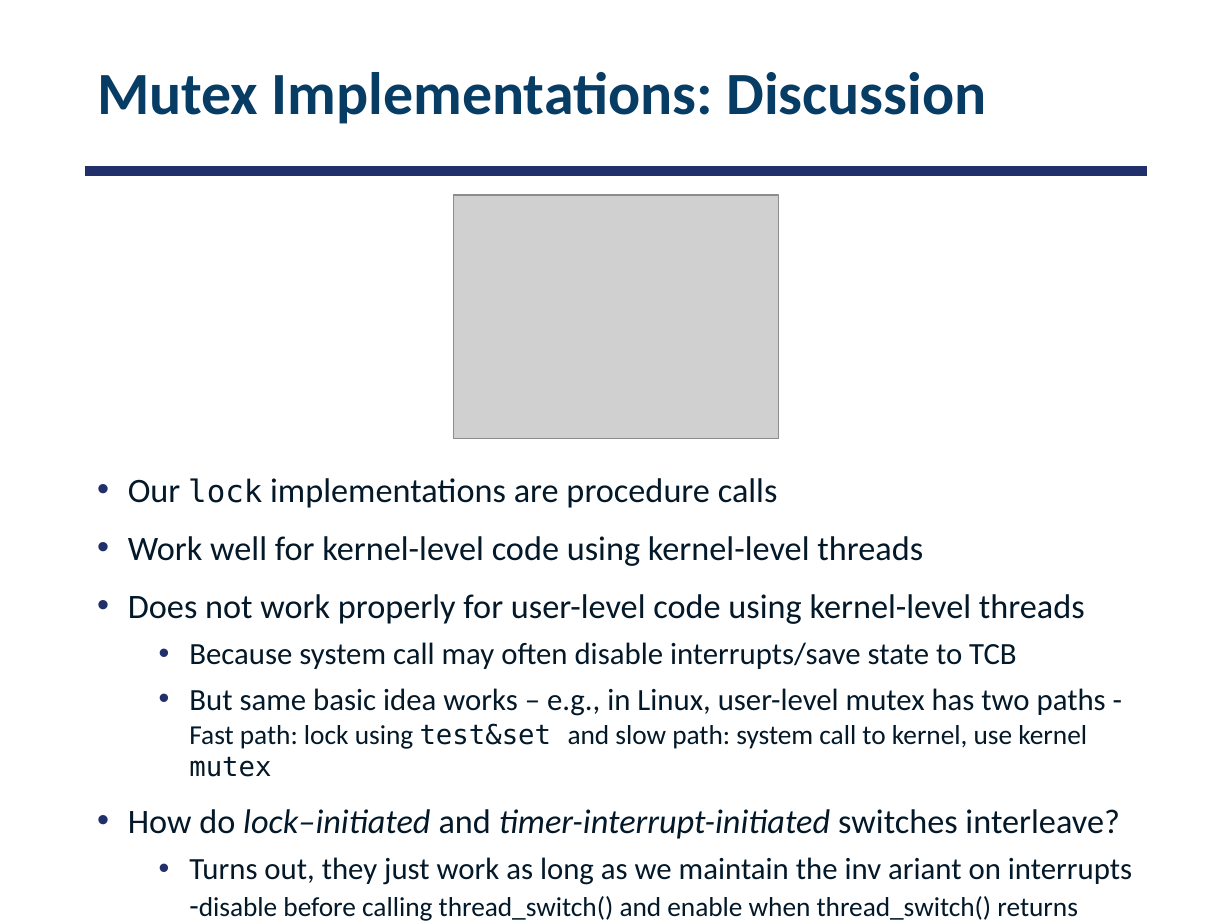
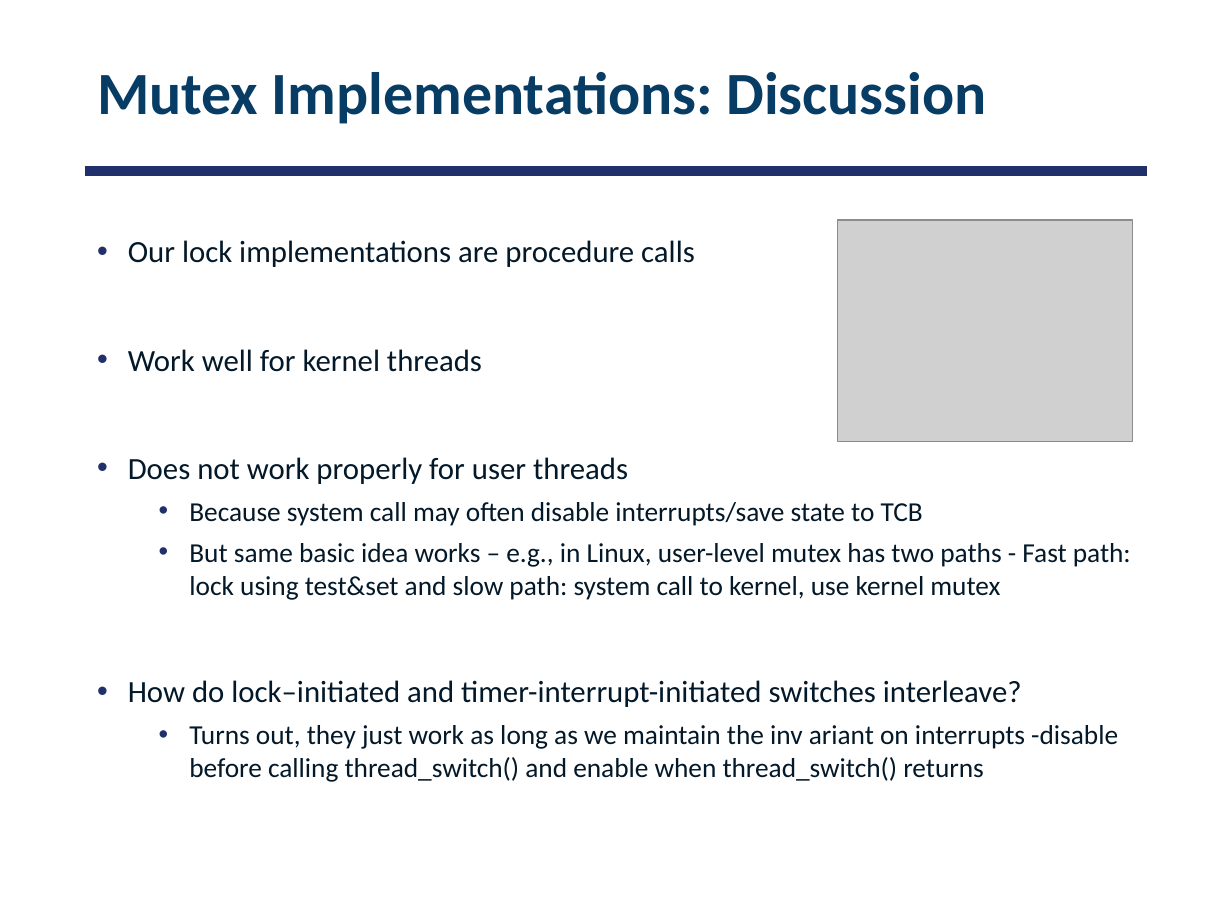
Before and after one commit to smajidzahedi/ECE350, a slide deck: slide 52 of Lectures/03-multithreaded.pptx (slide 43 before the commit). Drawn at 1232x924 pixels with LibreOffice and Linux fonts; fonts in the diff are those of the drawing; grey boxes stand for pictures. Boxes give left, top, right and bottom in pixels: in the first picture for what was removed or moved away, otherwise in the second. Text is boxed around its words. In the diff, an @@ line names an element or a change of style, - is before the commit and + after.

```diff
--- a/Lectures/03-multithreaded.pptx
+++ b/Lectures/03-multithreaded.pptx
@@ text "Our lock implementations are procedure ...": place and size @@
-text "Our lock implementations are procedure ..." at bbox=[128, 478, 1132, 921]
+text "Our lock implementations are procedure ..." at bbox=[128, 240, 1131, 782]
@@ picture: place and size @@
-picture at bbox=[453, 195, 777, 437]
+picture at bbox=[838, 221, 1132, 442]
@@ text at bbox=[128, 240, 1131, 782]: size 20 to 18 pt in "Our implementations are procedure calls", "How do lock–initiated and timer-interrupt-initiated switches ..."; font DejaVu Sans Mono to Calibri in "lock", "test&set mutex"; size 18 to 16 pt in "Because system call may often disable interrupts/save ...", "But same basic idea works – e.g., ...", "Turns out, they just work as long ..."; italic off in "lock–initiated timer-interrupt-initiated" @@
@@ text at bbox=[128, 349, 628, 484]: text changed; size 20 to 18 pt @@
-• Work well for kernel-level code using kernel-level threads
-• Does not work properly for user-level code using kernel-level threads
+• Work well for kernel threads
+• Does not work properly for user threads
```
Also in this commit, not shown: 14 other slides changed, 8 slides added, 1 other file.
